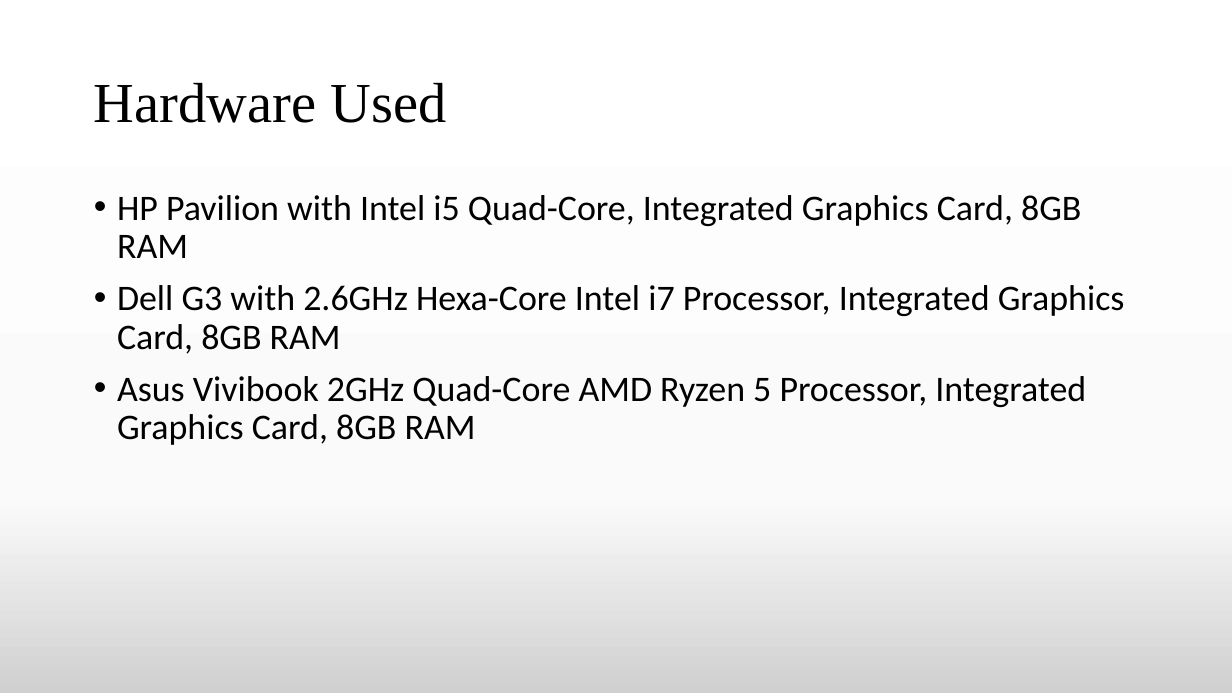
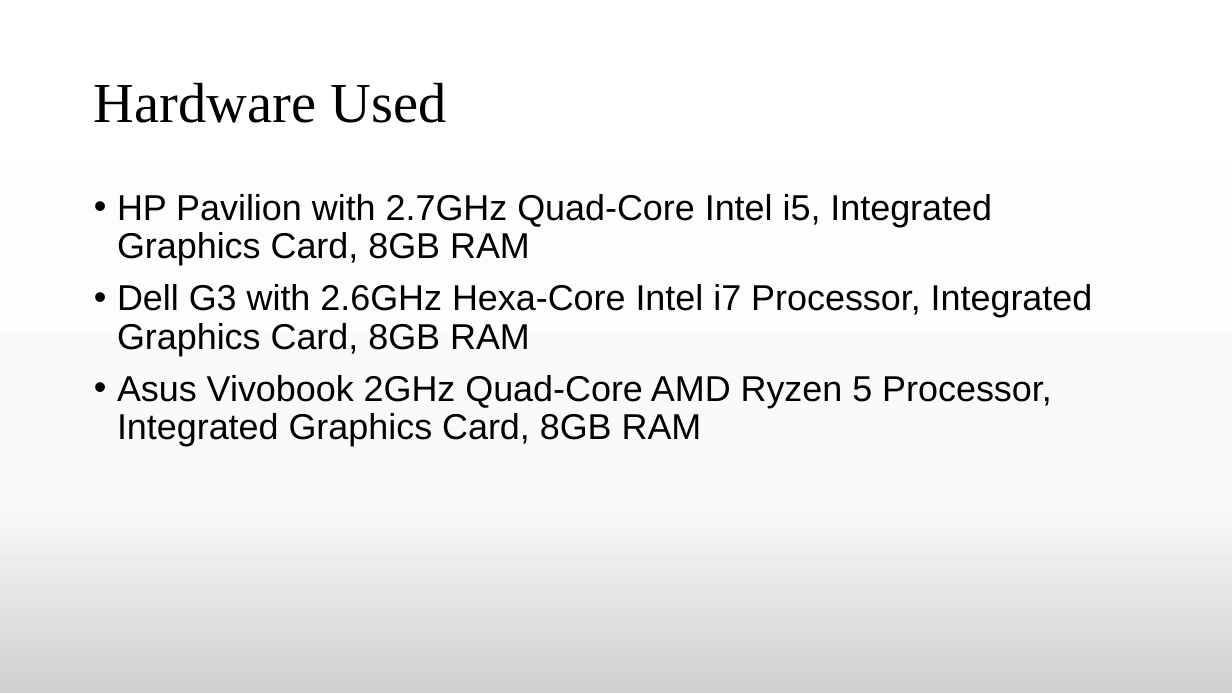
Before and after one commit to TheAnonymousMan/local-language-recognition-gcelt-class-2021, a slide deck: slide 4 of Documentation/4th Year Project Presentation.pptx. Drawn at 1232x693 pixels with LibreOffice and Linux fonts; fonts in the diff are those of the drawing. Boxes give left, top, right and bottom in pixels: in the first picture for what was removed or moved away, otherwise in the second. Text is boxed around its words. In the diff, an @@ line names an element or a change of style, - is before the commit and + after.

```diff
--- a/Documentation/4th Year Project Presentation.pptx
+++ b/Documentation/4th Year Project Presentation.pptx
@@ text at (x1=117, y1=194, x2=992, y2=265): text changed; font Calibri to Arial @@
-• HP Pavilion with Intel i5 Quad-Core, Integrated Graphics Card, 8GB RAM
+• HP Pavilion with 2.7GHz Quad-Core Intel i5, Integrated Graphics Card, 8GB RAM
@@ text at (x1=117, y1=284, x2=1093, y2=356): font Calibri to Arial in "Dell G3 with 2.6GHz Hexa-Core Intel i7 ..." @@
@@ text at (x1=117, y1=375, x2=1052, y2=446): text changed; font Calibri to Arial @@
-• Asus Vivibook 2GHz Quad-Core AMD Ryzen 5 Processor, Integrated Graphics Card, 8GB RAM
+• Asus Vivobook 2GHz Quad-Core AMD Ryzen 5 Processor, Integrated Graphics Card, 8GB RAM
```
Also in this commit, not shown: 17 other slides changed, 1 other file.
